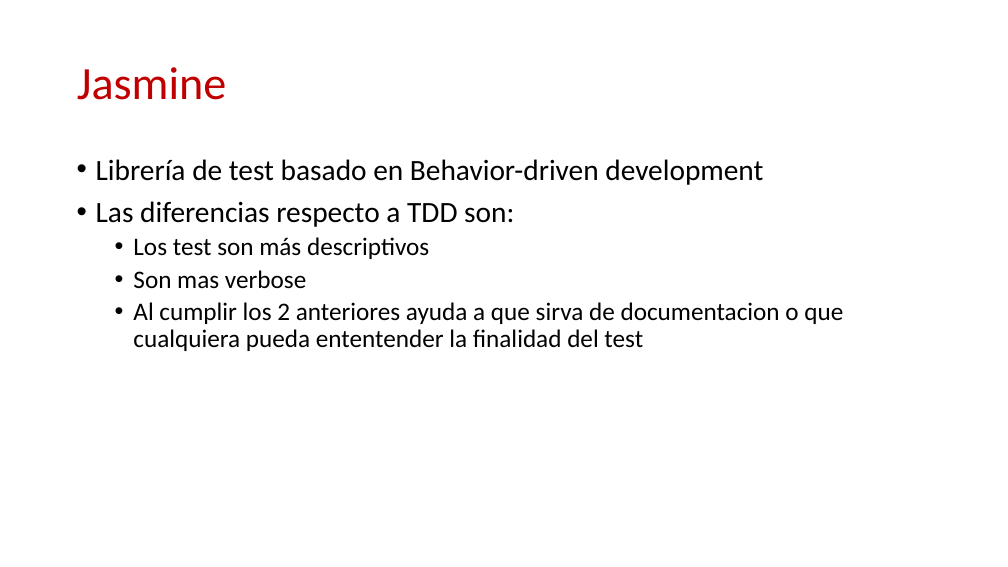
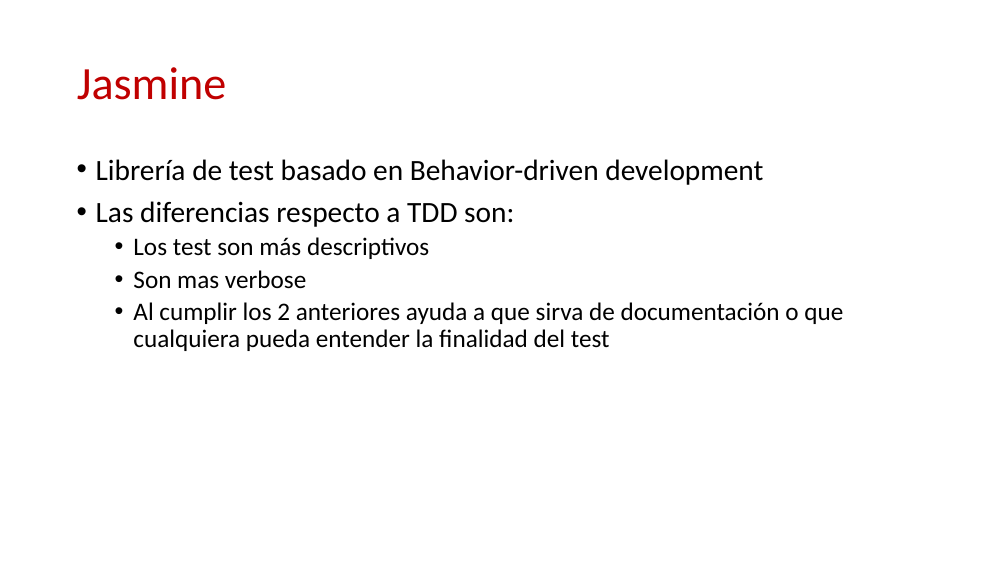
Before and after one commit to ericuss/TDD-Miercolex-Tokiota, a slide deck: slide 2 of Documentacion/jasmine.pptx. Drawn at 1008x567 pixels with LibreOffice and Linux fonts; fonts in the diff are those of the drawing; background and template pictures are left out. Boxes give left, top, right and bottom in pixels: in the first picture for what was removed or moved away, otherwise in the second. Text is boxed around its words. In the diff, an @@ line names an element or a change of style, - is before the commit and + after.

```diff
--- a/Documentacion/jasmine.pptx
+++ b/Documentacion/jasmine.pptx
@@ text at (133, 302, 843, 351): text changed @@
-  • Al cumplir los 2 anteriores ayuda a que sirva de documentacion o que cualquiera pueda ententender la finalidad del test
+  • Al cumplir los 2 anteriores ayuda a que sirva de documentación o que cualquiera pueda entender la finalidad del test
```
Also in this commit, not shown: 6 other slides changed, 4 slides added, 2 other files.
